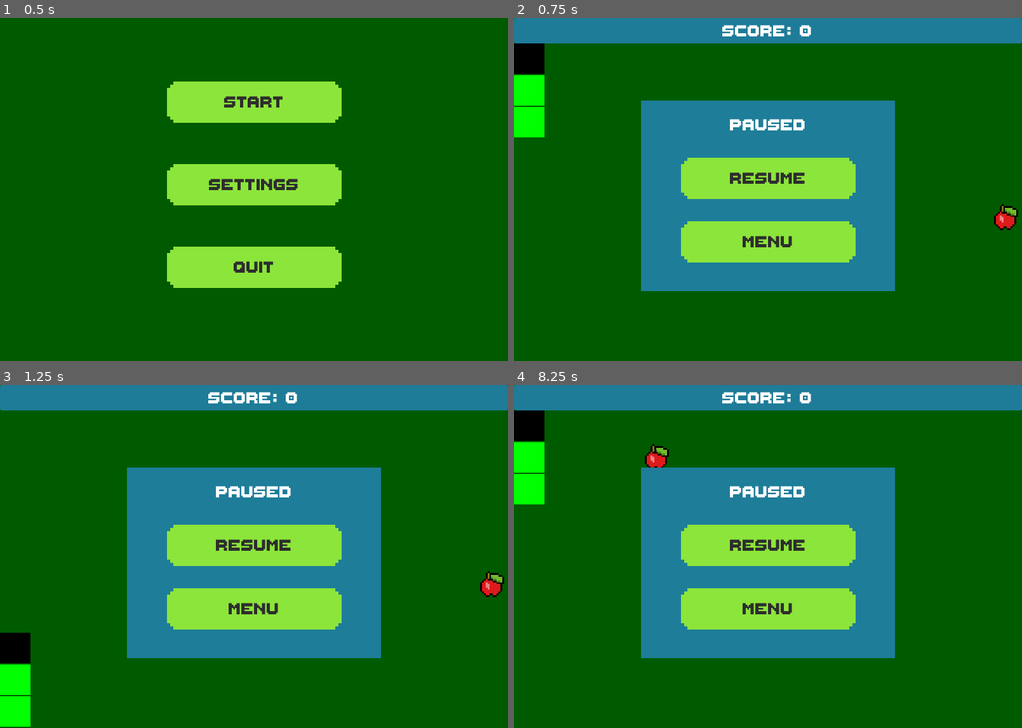
Above: before the commit, frames 1-4 (two rows, left to right).
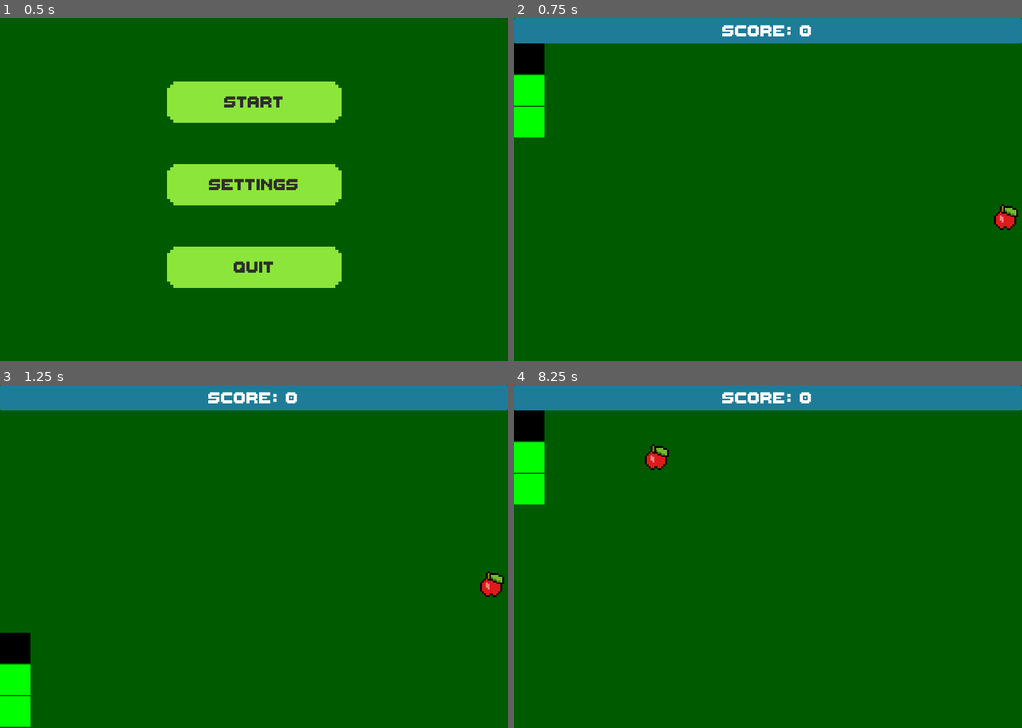
Above: after the commit, the same moments.

Repository: WyattHapper/MACS-Hackathon-2026
Game: Godot game, scene res://MainMenu/main_menu.tscn
The game is run twice, just before and just after one commit, with the same random seed, the same clock (stepped at 60 frames per second) and the same inputs.
Inputs (mouse positions are in pixels of both pictures, inside the frame that each line leads up to):
- Up to frame 1 (0.5 s): no input
- Up to frame 2 (0.75 s): click "Start" at 0.5 s
- Up to frame 3 (1.25 s): no input
- Up to frame 4 (8.25 s): click (768, 546) at 1.25 s, where only the run before the commit has a clickable "Resume"; hold D (move_right) 2.03-2.78 s; hold S (move_down) 2.78-3.53 s; hold D (move_right) 3.53-4.28 s; hold W (move_up) 4.28-5.03 s; hold A (move_left) 5.03-6.53 s; tap Escape (pause) at 5.65 s; tap Enter at 6.5 s; hold S (move_down) 6.53-7.25 s; click "Menu" at 7.25 s; click "Start" at 8 s

Frame 1 is identical in both runs. In frame 2, 28% of the frame differs, in the area x 25-75%, y 24-80%; in frame 3, 28%; in frame 4, 28%.

Commit message:
Poison apple base added

Diff:
--- a/hackathon-2026/Apples/apple_poison.tscn
+++ b/hackathon-2026/Apples/apple_poison.tscn
@@ -15,7 +15,7 @@
 scale = Vector2(2.937, 2.937)
 texture = ExtResource("2_torko")
 
-[node name="CollisionShape2D2" type="CollisionShape2D" parent="." unique_id=337873927]
+[node name="CollisionShape2D" type="CollisionShape2D" parent="." unique_id=337873927]
 position = Vector2(23.5, 23.5)
 shape = SubResource("RectangleShape2D_3k8fa")
 
--- a/hackathon-2026/Game/game.gd
+++ b/hackathon-2026/Game/game.gd
@@ -5,10 +5,12 @@
 
 # Nathan - Cleaning up snake's code and moving it to separate snake_script
 
-# VARIABLES
-
+### VARIABLES
 # Exporting snake cell variable to inspector for ease of use
 @export var apple_regular_scene: PackedScene
+@export var apple_poison_scene: PackedScene
+@export var apple_rain_scene: PackedScene
+@export var apple_rain_child_scene: PackedScene
 @export var grid_width: int = 16
 @export var grid_height: int = 10
 
@@ -25,14 +27,23 @@
 @onready var game_over_menu: Control = $GameOverMenu
 @onready var pause_menu: Control = $PauseMenu
 
+### BUILT INS
 # Built in function to run on start
 func _ready():
 	new_game()
 
+# Built in function to process stuff continually
+func _process(_delta):
+	if Input.is_action_just_pressed("pause"):
+		get_tree().paused = true
+		pause_menu.show()
+
+### GAME START
 # Resets score, move_dir, can_move, and makes the snake
 func new_game():
 	get_tree().paused = false
 	game_over_menu.hide()
+	pause_menu.hide()
 	score = 0
 	$UI.get_node("Score").text = "Score: " + str(score)
 	make_snake()
@@ -43,55 +54,71 @@
 func make_snake():
 	snake.InitializeSnake()
 
+### APPLES
 func add_regular_apple():
-	var apple = apple_regular_scene.instantiate()
+	var regular_apple = apple_regular_scene.instantiate()
 
 	var flag = false #loops until it finds a position thats not inside the snake
 	while (!flag):
 		flag = true
-		apple.position = (get_random_position() * cell_size) + Vector2(0, top_ui_height)
+		regular_apple.position = (get_random_position() * cell_size) + Vector2(0, top_ui_height)
 		for cell in snake.snake_cells:
-			if apple.position == cell.position:
+			if regular_apple.position == cell.position:
 				flag = false
 
-	apple.eaten_regular.connect(_on_apple_eaten_regular)
-	add_child.call_deferred(apple)
+	regular_apple.eaten_regular.connect(_on_apple_eaten_regular)
+	add_child.call_deferred(regular_apple)
+
+func add_poison_apple():
+	var poison_apple = apple_poison_scene.instantiate()
+
+	var flag = false #loops until it finds a position thats not inside the snake
+	while (!flag):
+		flag = true
+		poison_apple.position = (get_random_position() * cell_size) + Vector2(0, top_ui_height)
+		for cell in snake.snake_cells:
+			if poison_apple.position == cell.position:
+				flag = false
+
+	poison_apple.eaten_poison.connect(_on_apple_eaten_poison)
+	add_child.call_deferred(poison_apple)
 
 func _on_apple_eaten_regular():
 	score += 1
 	$UI.get_node("Score").text = "Score: " + str(score)
 	add_regular_apple()
+	if randf() < 0.25:
+		add_poison_apple()
 	snake.ate_apple()
 
-# Built in function to process stuff continually
-func _process(_delta):
-	if Input.is_action_just_pressed("pause"):
-		get_tree().paused = true
-		pause_menu.show()
+func _on_apple_eaten_poison():
+	score -= 1
+	$UI.get_node("Score").text = "Score: " + str(score)
+	snake.ate_apple()
+
+func get_random_position() -> Vector2:
+	var random_x = randi_range(0, grid_width - 1)
+	var random_y = randi_range(0, grid_height -1)
+	return Vector2(random_x, random_y)
+
+### GAME START/END/PROGRESS
+# Connected to timer node so every time it hits the set time it calls this
+func _on_timer_timeout() -> void:
+	#can_move = true
+	print("Moving Snake")
+	snake.move_snake()
 
 # If the game starts then start the timer and other stuff
 func start_game():
 	game_started = true
 	$Timer.start()
 
-# Connected to timer node so every time it hits the set time it calls this
-func _on_timer_timeout() -> void:
-	#can_move = true
-	print("Moving Snake")
-	snake.move_snake()
-
-func get_random_position() -> Vector2:
-	var random_x = randi_range(0, grid_width - 1)
-	var random_y = randi_range(0, grid_height -1)
-	return Vector2(random_x, random_y)
-
 func game_over():
 	game_started = false
 	get_tree().paused = true
 	game_over_menu.show()
 
-# Game over pop-up buttons
-
+### MENU BUTTONS
 func _on_menu_button_pressed() -> void:
 	print("test")
 	get_tree().paused = false
--- a/hackathon-2026/Game/game.tscn
+++ b/hackathon-2026/Game/game.tscn
@@ -4,6 +4,7 @@
 [ext_resource type="PackedScene" uid="uid://easklexiedsn" path="res://UI/ui.tscn" id="2_1r4le"]
 [ext_resource type="PackedScene" uid="uid://sgh4qoygpaqc" path="res://Snake/snake_cell.tscn" id="2_7raqb"]
 [ext_resource type="PackedScene" uid="uid://fjvabs66t8xh" path="res://Apples/apple_regular.tscn" id="3_jcm6v"]
+[ext_resource type="PackedScene" uid="uid://dk7y855eqgl62" path="res://Apples/apple_poison.tscn" id="3_oomkl"]
 [ext_resource type="Script" uid="uid://dmxkvwhtwa3cp" path="res://Snake/snake_script.gd" id="4_jcm6v"]
 [ext_resource type="Theme" uid="uid://256tali8hvkb" path="res://Theme/snake_theme.tres" id="6_qmv3x"]
 
@@ -16,6 +17,7 @@
 [node name="Game" type="Node2D" unique_id=872899055]
 script = ExtResource("1_bk3v5")
 apple_regular_scene = ExtResource("3_jcm6v")
+apple_poison_scene = ExtResource("3_oomkl")
 
 [node name="Panel" type="Panel" parent="." unique_id=540144919]
 offset_right = 800.0
